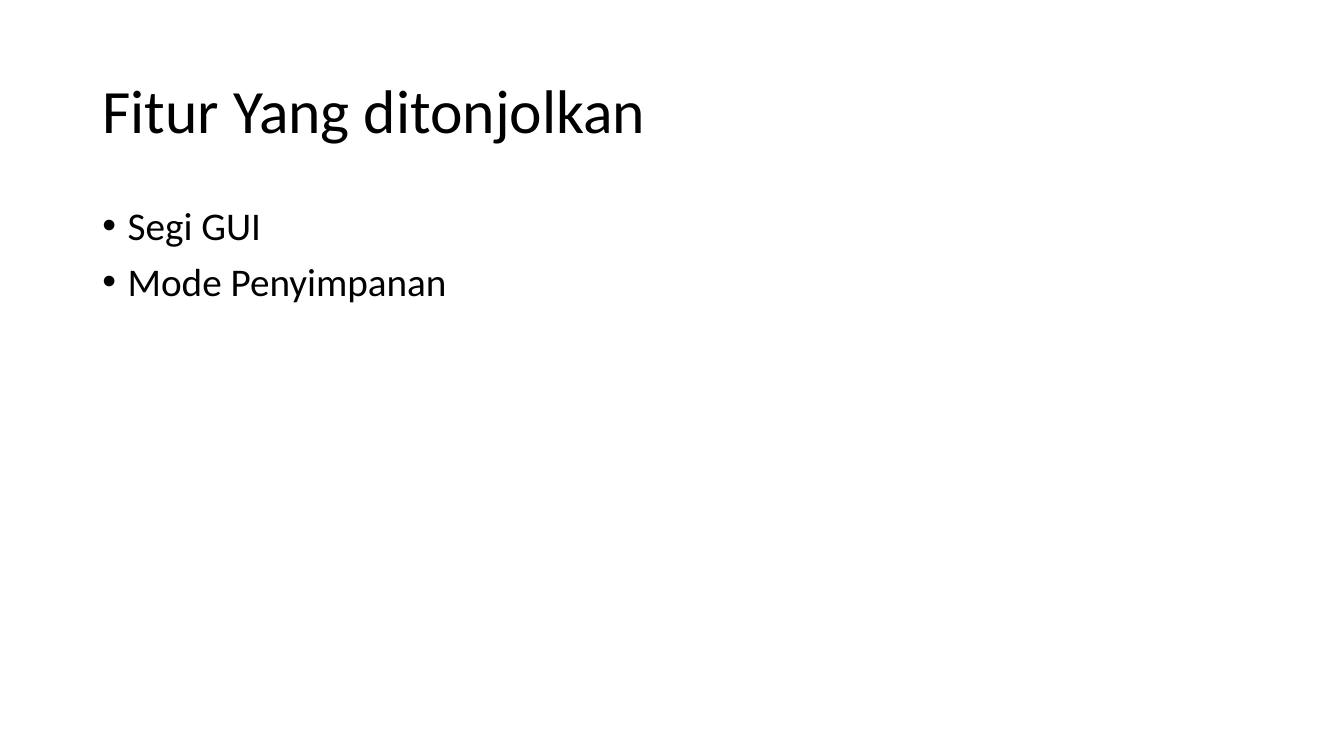
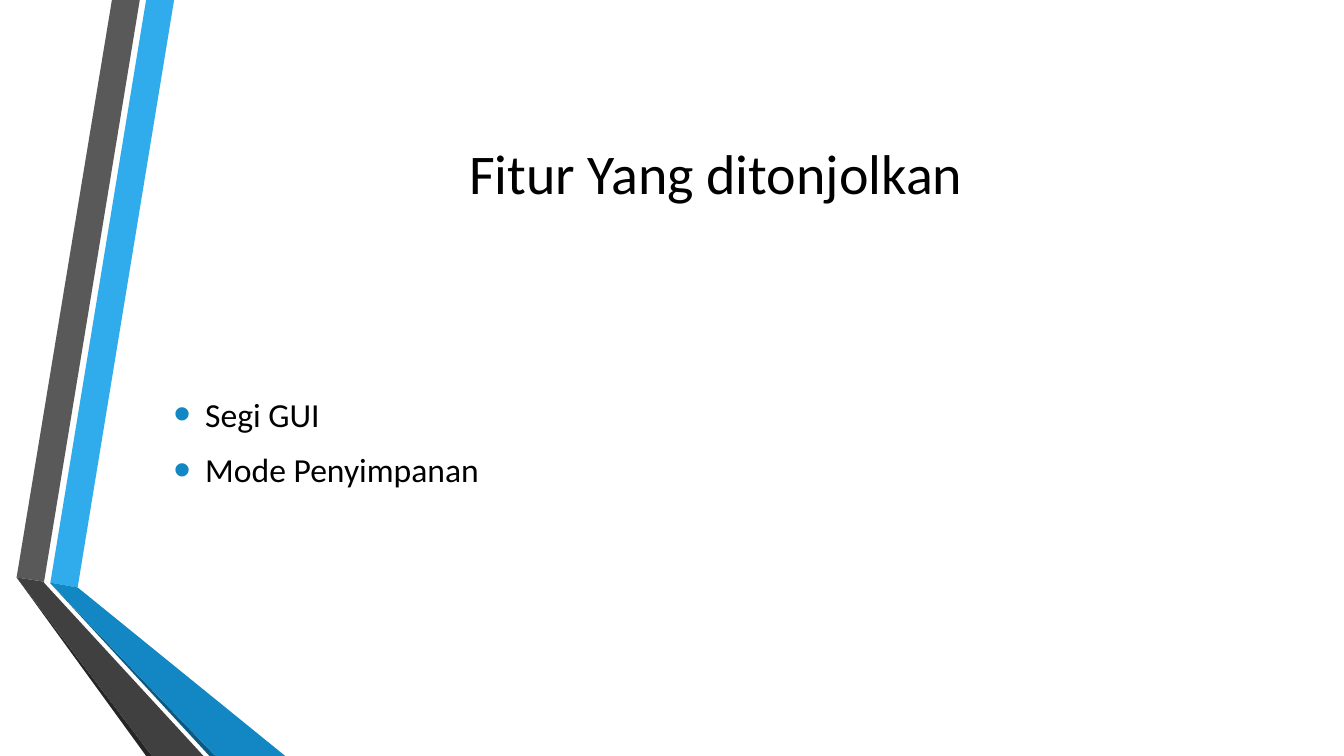
Before and after one commit to DDragoonz/Tugas-Besar, a slide deck: slide 3 of TB/Presentation1.pptx. Drawn at 1344x756 pixels with LibreOffice and Linux fonts; fonts in the diff are those of the drawing; background and template pictures are left out. Boxes give left, top, right and bottom in pixels: in the first picture for what was removed or moved away, otherwise in the second. Text is boxed around its words. In the diff, an @@ line names an element or a change of style, - is before the commit and + after.

```diff
--- a/TB/Presentation1.pptx
+++ b/TB/Presentation1.pptx
@@ title "Fitur Yang ditonjolkan": place and size @@
-title "Fitur Yang ditonjolkan" at (102,90,645,144)
+title "Fitur Yang ditonjolkan" at (469,155,963,204)
@@ title "Fitur Yang ditonjolkan" at (469,155,963,204): size 44 to 40 pt; alignment left to centre; line spacing 0.9 to 1 @@
@@ text "Segi GUI": place and size @@
-text "Segi GUI" at (128,213,447,303)
+text "Segi GUI" at (205,404,479,488)
@@ text "Segi GUI" at (205,404,479,488): size 28 to 24 pt; indent changed; line spacing 0.9 to 1; vertical alignment top to middle @@
@@ group added at (16,0,285,756): 6 freeform shapes @@
```
Also in this commit, not shown: 2 other slides changed, 10 slides added, 1 slide removed.
